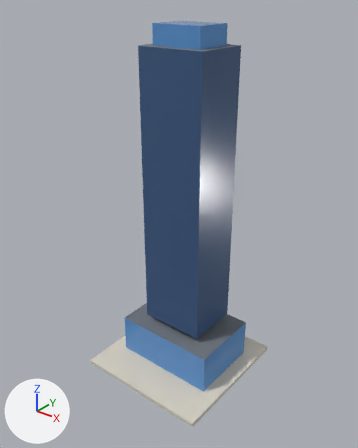
The glTF model public/models/v2/20_lod2.glb, before and after one commit.
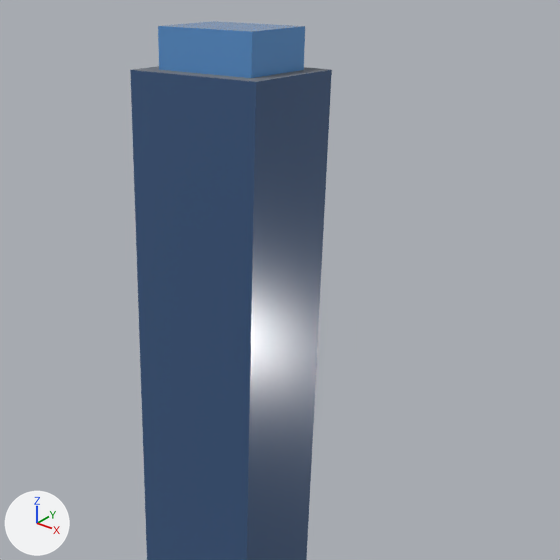
Each version is shown whole from a 50 mm lens placed at (1.85, -2.33, 2.56), pointed at (0.0, -0.03, 1.13), then close up on the part from 20% to 100% of the width and 2% to 66% of the height. Every picture has the same lights, and +X, +Y and +Z are marked at lower left. The older version's two pictures come first.

The first close-up shows 'b20_v2_lod2'.
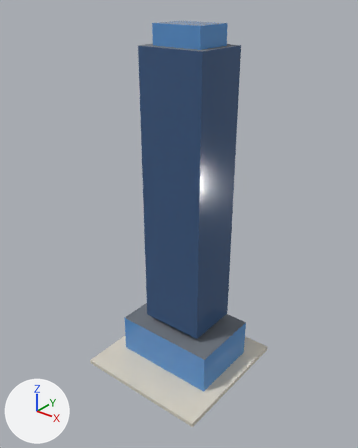
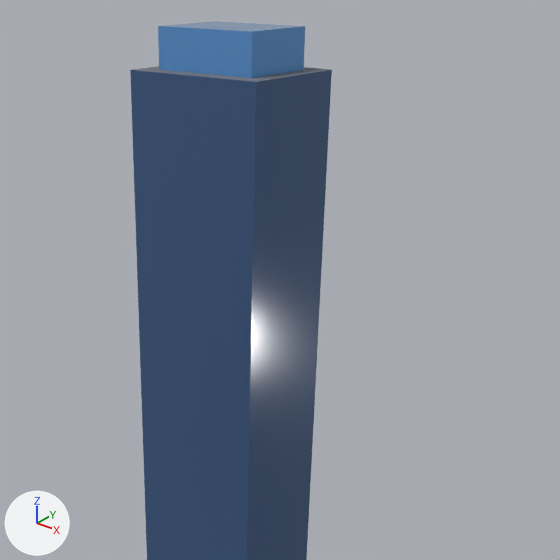
Changed parts and their boxes (x1, y1, x2, y2) in the close-ups (560 x 560 px):
'b20_v2_lod2', surface changed (darker)
    both: (246, 196, 324, 488)

Edits to the bpy script that builds the scene:
```text
Change mat_glass_dark:
    where n0 = _N.new('ShaderNodeBsdfPrincipled'); n0.name = 'Principled BSDF'
    n0.inputs[2].default_value: 0.2 -> 0.1  # 'Roughness'
```
